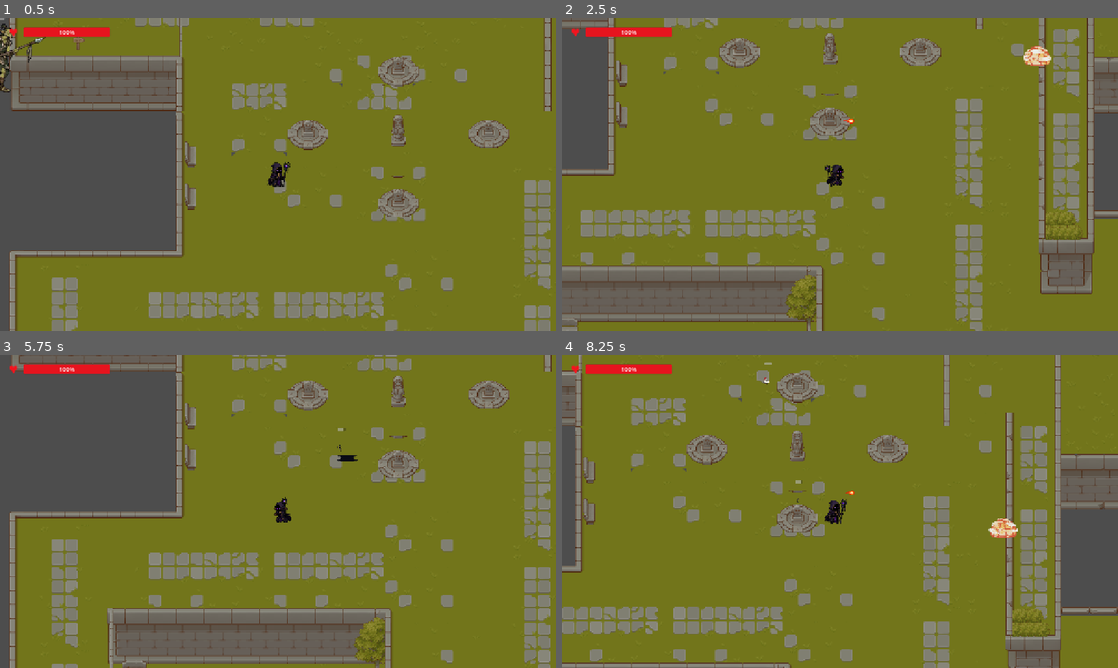
Above: before the commit, frames 1-4 (two rows, left to right).
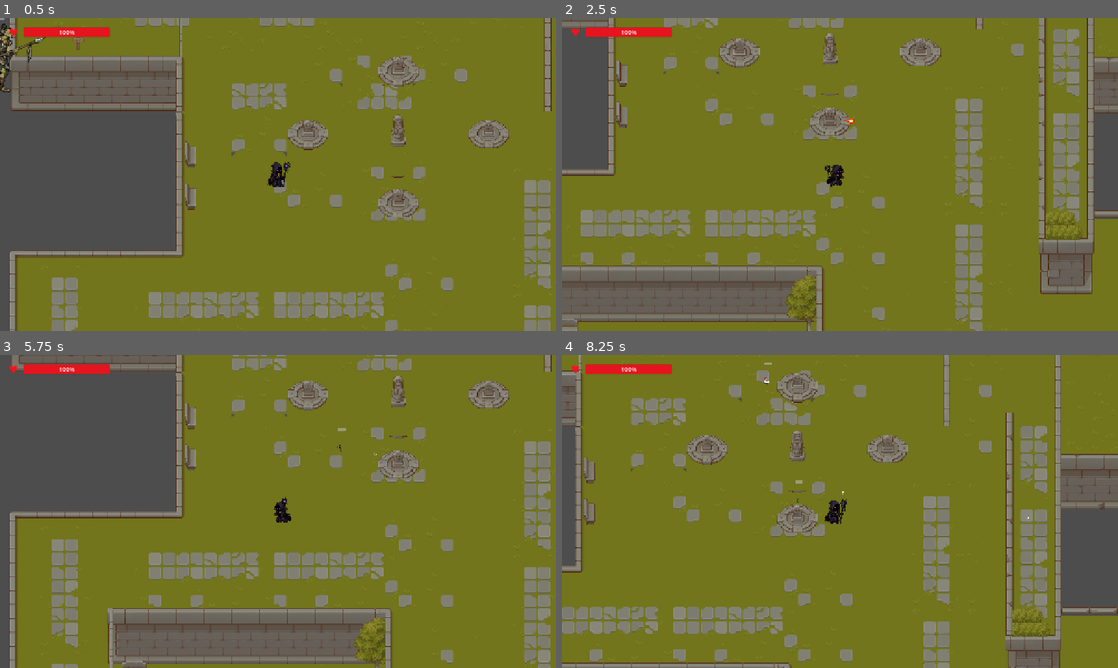
Above: after the commit, the same moments.

Repository: krunkske/Gamejam_ITF
Game: Godot game, scene res://Main.tscn
The game is run twice, just before and just after one commit, with the same random seed, the same clock (stepped at 60 frames per second) and the same inputs.
Inputs (mouse positions are in pixels of both pictures, inside the frame that each line leads up to):
- Up to frame 1 (0.5 s): no input
- Up to frame 2 (2.5 s): move the mouse to (962, 158) at 0.52 s; hold Right (ui_right) 0.53-1.28 s; click (962, 158) at 0.67 s; move the mouse to (728, 190) at 1.27 s; hold Down (ui_down) 1.28-2.03 s; click (728, 190) at 1.42 s; move the mouse to (895, 105) at 2.02 s; hold Right (ui_right) from 2.03 s (still down); click (895, 105) at 2.17 s
- Up to frame 3 (5.75 s): move the mouse to (250, 574) at 2.77 s; release Right (ui_right) at 2.78 s; hold Up (ui_up) 2.78-3.53 s; click (250, 574) at 2.92 s; move the mouse to (444, 558) at 3.52 s; hold Left (ui_left) 3.53-5.03 s; click (444, 558) at 3.67 s; move the mouse to (111, 464) at 4.27 s; click (111, 464) at 4.42 s; move the mouse to (305, 511) at 5.02 s; hold Down (ui_down) from 5.03 s (still down); click (305, 511) at 5.17 s
- Up to frame 4 (8.25 s): move the mouse to (756, 433) at 5.77 s; release Down (ui_down) at 5.78 s; hold Right (ui_right) 5.78-6.53 s; click (756, 433) at 5.92 s; move the mouse to (962, 495) at 6.52 s; hold Up (ui_up) 6.53-7.28 s; click (962, 495) at 6.67 s; move the mouse to (728, 527) at 7.27 s; hold Right (ui_right) 7.28-8.03 s; click (728, 527) at 7.42 s; move the mouse to (895, 442) at 8.02 s; hold Down (ui_down) from 8.03 s (still down); click (895, 442) at 8.17 s

Frame 1 is identical in both runs. In frame 2, 0.3% of the frame differs, in the area x 83-88%, y 8-16%; in frame 3, less than 0.1%; in frame 4, 0.3%, in the area x 43-84%, y 40-59%.

Commit message:
windje gelaten
ge kent da wel

Diff:
--- /dev/null
+++ b/unstable-wizard/Scenes/Spells/Wind.tscn
@@ -0,0 +1,133 @@
+[gd_scene format=3 uid="uid://dsd6tsbwvg2p4"]
+
+[ext_resource type="Script" uid="uid://dxk0toeqikad7" path="res://Scripts/Classes/Spell/Wind.gd" id="1_4incd"]
+[ext_resource type="Texture2D" uid="uid://cvilme860asfw" path="res://Scenes/Spells/Wind_1.png" id="1_k02w8"]
+
+[sub_resource type="AtlasTexture" id="AtlasTexture_4incd"]
+atlas = ExtResource("1_k02w8")
+region = Rect2(0, 0, 32, 32)
+
+[sub_resource type="AtlasTexture" id="AtlasTexture_1tu70"]
+atlas = ExtResource("1_k02w8")
+region = Rect2(32, 0, 32, 32)
+
+[sub_resource type="AtlasTexture" id="AtlasTexture_867hw"]
+atlas = ExtResource("1_k02w8")
+region = Rect2(64, 0, 32, 32)
+
+[sub_resource type="AtlasTexture" id="AtlasTexture_138k2"]
+atlas = ExtResource("1_k02w8")
+region = Rect2(96, 0, 32, 32)
+
+[sub_resource type="AtlasTexture" id="AtlasTexture_mdhoj"]
+atlas = ExtResource("1_k02w8")
+region = Rect2(0, 32, 32, 32)
+
+[sub_resource type="AtlasTexture" id="AtlasTexture_gvfkv"]
+atlas = ExtResource("1_k02w8")
+region = Rect2(32, 32, 32, 32)
+
+[sub_resource type="AtlasTexture" id="AtlasTexture_h2r7v"]
+atlas = ExtResource("1_k02w8")
+region = Rect2(64, 32, 32, 32)
+
+[sub_resource type="AtlasTexture" id="AtlasTexture_hujso"]
+atlas = ExtResource("1_k02w8")
+region = Rect2(96, 32, 32, 32)
+
+[sub_resource type="AtlasTexture" id="AtlasTexture_j21k0"]
+atlas = ExtResource("1_k02w8")
+region = Rect2(0, 64, 32, 32)
+
+[sub_resource type="AtlasTexture" id="AtlasTexture_a6ht0"]
+atlas = ExtResource("1_k02w8")
+region = Rect2(32, 64, 32, 32)
+
+[sub_resource type="AtlasTexture" id="AtlasTexture_vrmw2"]
+atlas = ExtResource("1_k02w8")
+region = Rect2(64, 64, 32, 32)
+
+[sub_resource type="AtlasTexture" id="AtlasTexture_xdnlg"]
+atlas = ExtResource("1_k02w8")
+region = Rect2(96, 64, 32, 32)
+
+[sub_resource type="AtlasTexture" id="AtlasTexture_0nagl"]
+atlas = ExtResource("1_k02w8")
+region = Rect2(0, 96, 32, 32)
+
+[sub_resource type="AtlasTexture" id="AtlasTexture_o1cbm"]
+atlas = ExtResource("1_k02w8")
+region = Rect2(32, 96, 32, 32)
+
+[sub_resource type="AtlasTexture" id="AtlasTexture_g2ky6"]
+atlas = ExtResource("1_k02w8")
+region = Rect2(64, 96, 32, 32)
+
+[sub_resource type="SpriteFrames" id="SpriteFrames_r7bg3"]
+animations = [{
+"frames": [{
+"duration": 1.0,
+"texture": SubResource("AtlasTexture_4incd")
+}, {
+"duration": 1.0,
+"texture": SubResource("AtlasTexture_1tu70")
+}, {
+"duration": 1.0,
+"texture": SubResource("AtlasTexture_867hw")
+}, {
+"duration": 1.0,
+"texture": SubResource("AtlasTexture_138k2")
+}, {
+"duration": 1.0,
+"texture": SubResource("AtlasTexture_mdhoj")
+}, {
+"duration": 1.0,
+"texture": SubResource("AtlasTexture_gvfkv")
+}, {
+"duration": 1.0,
+"texture": SubResource("AtlasTexture_h2r7v")
+}, {
+"duration": 1.0,
+"texture": SubResource("AtlasTexture_hujso")
+}, {
+"duration": 1.0,
+"texture": SubResource("AtlasTexture_j21k0")
+}, {
+"duration": 1.0,
+"texture": SubResource("AtlasTexture_a6ht0")
+}, {
+"duration": 1.0,
+"texture": SubResource("AtlasTexture_vrmw2")
+}, {
+"duration": 1.0,
+"texture": SubResource("AtlasTexture_xdnlg")
+}, {
+"duration": 1.0,
+"texture": SubResource("AtlasTexture_0nagl")
+}, {
+"duration": 1.0,
+"texture": SubResource("AtlasTexture_o1cbm")
+}, {
+"duration": 1.0,
+"texture": SubResource("AtlasTexture_g2ky6")
+}],
+"loop": 1,
+"name": &"default",
+"speed": 5.0
+}]
+
+[sub_resource type="CircleShape2D" id="CircleShape2D_ds3hb"]
+radius = 13.0
+
+[node name="Wind" type="Area2D" unique_id=1541043639]
+script = ExtResource("1_4incd")
+
+[node name="AnimatedSprite2D" type="AnimatedSprite2D" parent="." unique_id=1945124369]
+position = Vector2(3, 3)
+sprite_frames = SubResource("SpriteFrames_r7bg3")
+frame_progress = 0.44080344
+
+[node name="CollisionShape2D" type="CollisionShape2D" parent="." unique_id=213416439]
+shape = SubResource("CircleShape2D_ds3hb")
+
+[connection signal="body_entered" from="." to="." method="_on_body_entered"]
--- a/unstable-wizard/Scripts/Classes/Player/Player.gd
+++ b/unstable-wizard/Scripts/Classes/Player/Player.gd
@@ -2,6 +2,7 @@
 class_name Player
 
 const FIREBALL_SCENE = preload("res://Scenes/Spells/fireball.tscn")
+const WIND_SCENE = preload("res://Scenes/Spells/wind.tscn")
 
 @export var speed: float = 250.0
 @export var max_health: int = 100
@@ -89,7 +90,13 @@
 func attack() -> void:
 	attacking = true
 	animation.play("attack")
-	shoot_fireball()
+
+	# Randomly choose between fireball and wind
+	var spell_choice = randi() % 2
+	if spell_choice == 0:
+		shoot_fireball()
+	else:
+		shoot_wind()
 
 	await animation.animation_finished
 
@@ -101,3 +108,10 @@
 	get_tree().current_scene.add_child(fireball)
 	fireball.global_position = global_position
 	fireball.direction = global_position.direction_to(get_global_mouse_position())
+
+
+func shoot_wind() -> void:
+	var wind = WIND_SCENE.instantiate()
+	get_tree().current_scene.add_child(wind)
+	wind.global_position = global_position
+	wind.direction = global_position.direction_to(get_global_mouse_position())
--- /dev/null
+++ b/unstable-wizard/Scripts/Classes/Spell/Wind.gd
@@ -0,0 +1,48 @@
+extends Area2D
+class_name WindSpell
+
+@export var speed: float = 400.0
+@export var damage: int = 15
+@export var max_distance: float = 800.0
+@export var pull_force: float = 300.0
+@export var lifetime: float = 3.0
+
+var direction: Vector2 = Vector2.ZERO
+var distance_traveled: float = 0.0
+
+
+func _ready() -> void:
+	add_to_group("bullet")
+	# Draw a simple circle visual
+	var circle = CircleShape2D.new()
+	circle.radius = 40
+	await get_tree().create_timer(lifetime).timeout
+	queue_free()
+
+
+func _physics_process(delta: float) -> void:
+	global_position += direction * speed * delta
+	distance_traveled += speed * delta
+
+	# Spin for tornado effect
+	rotation += 0.15
+
+	pull_enemies(delta)
+
+	if distance_traveled >= max_distance:
+		queue_free()
+
+
+func pull_enemies(delta: float) -> void:
+	var areas = get_overlapping_areas()
+	for area in areas:
+		if area.is_in_group("enemy"):
+			var enemy = area.get_parent()
+			if enemy:
+				var pull_direction = (global_position - enemy.global_position).normalized()
+				enemy.velocity += pull_direction * pull_force * delta
+
+
+func _on_area_2d_area_entered(area: Area2D) -> void:
+	if area.is_in_group("enemy") and area.get_parent().has_method("damage_taken"):
+		area.get_parent().damage_taken(damage)
Binary file added: unstable-wizard/Scenes/Spells/Wind_1.png
Not shown, added: unstable-wizard/Scenes/Spells/Wind_1.png.import
Not shown, added: unstable-wizard/Scripts/Classes/Spell/Wind.gd.uid
